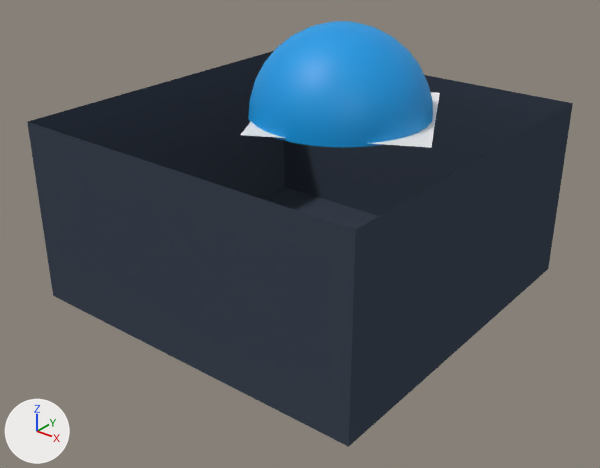
Two versions of the Blender file shipplayer.blend, one commit apart.
Camera for both pictures: a camera (50 mm lens) standing at (1386.0, -1773.0, 710.0) and looking at (37.0, -87.0, -335.0). The lights are fixed; the arrows at lower left show +X, +Y and +Z.

Names of what the first picture shows: 'Cube.002', 'sky'.
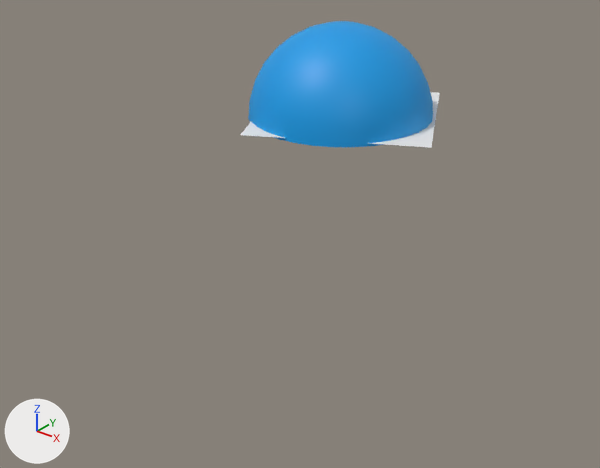
The edits, one by one:
Object 'Cube.002' (ob_cube_002) is now hidden.

Pixel boxes (x1, y1, x2, y2) of what changed, in the pictures (600 x 468 px):
'Cube.002', hidden (blue)
    before: (27, 51, 573, 447)
